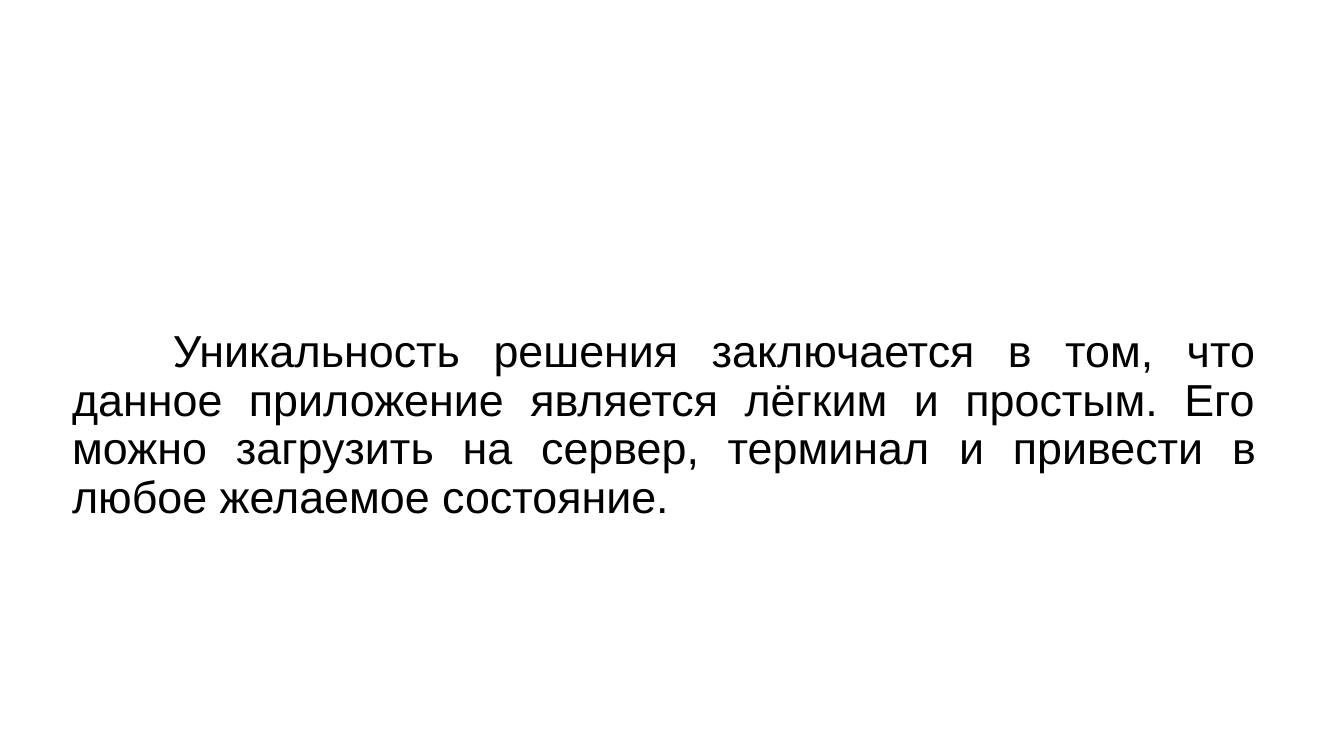
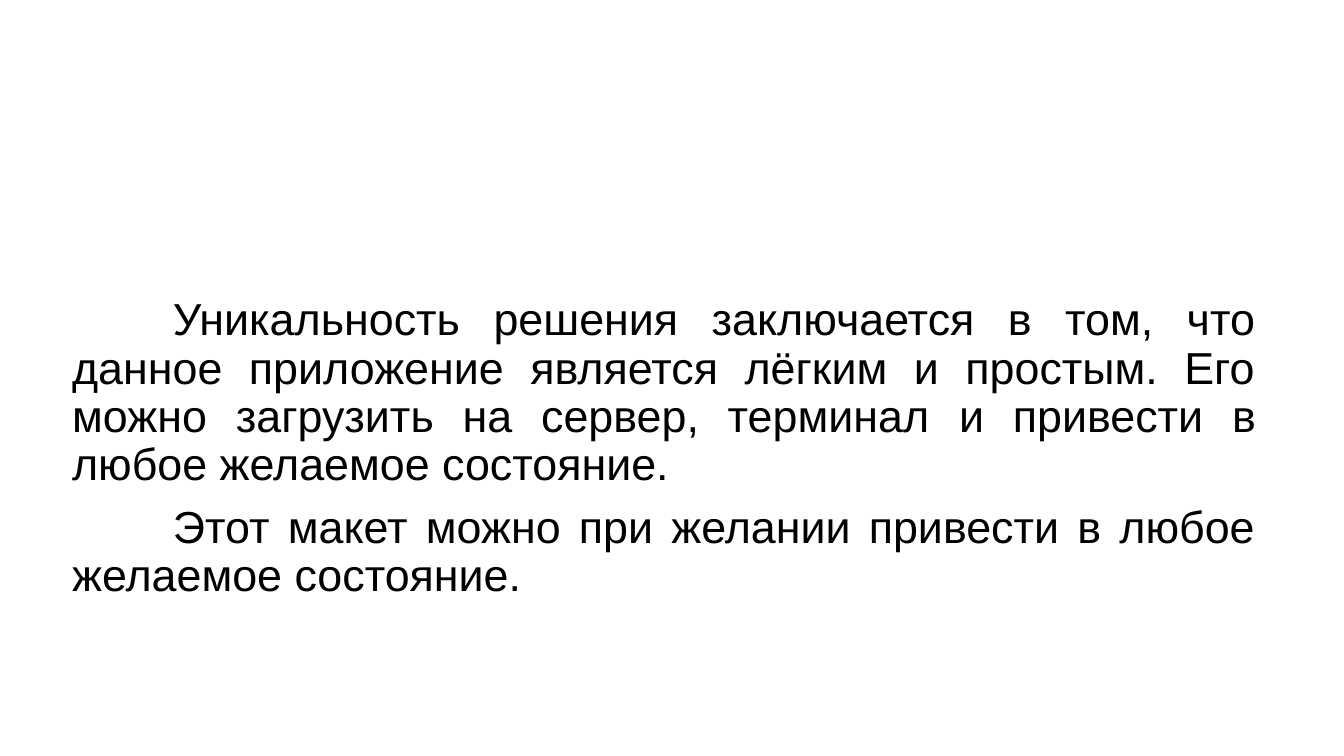
Before and after one commit to comradeoff/trainCat, a slide deck: slide 7 of Презентация.pptx. Drawn at 1344x756 pixels with LibreOffice and Linux fonts; fonts in the diff are those of the drawing; background and template pictures are left out. Boxes give left, top, right and bottom in pixels: in the first picture for what was removed or moved away, otherwise in the second. Text is boxed around its words. In the diff, an @@ line names an element or a change of style, - is before the commit and + after.

```diff
--- a/Презентация.pptx
+++ b/Презентация.pptx
@@ text "Уникальность решения заключается в том, ...": place and size @@
-text "Уникальность решения заключается в том, ..." at (72, 336, 1256, 514)
+text "Уникальность решения заключается в том, ..." at (72, 304, 1256, 592)
@@ text at (72, 510, 1254, 592): paragraph added @@
+Этот макет можно при желании привести в любое желаемое состояние.
```
Also in this commit, not shown: 3 other slides changed.
